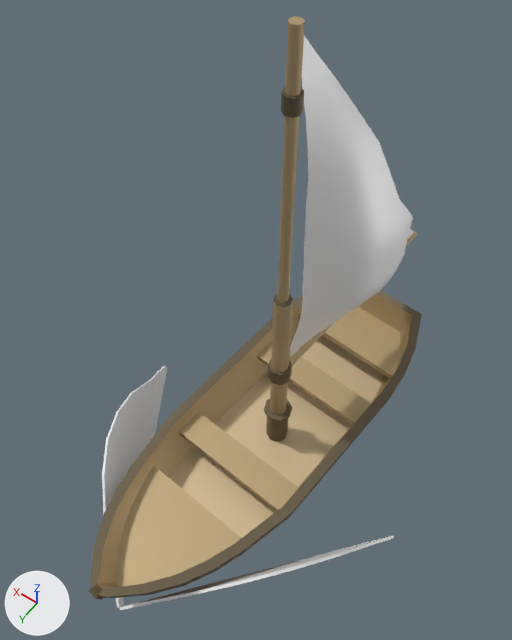
Two versions of the Blender file Raw_Assets/Sergei's Assets/Ship_02.blend, one commit apart.
Before and after are seen from a 50 mm lens placed at (-0.678, 0.329, 0.664), pointed at (-0.478, 0.049, 0.224). The axes (+X, +Y, +Z) are drawn at lower left. The lights are the same throughout.

The first picture shows 'Splashes', 'pCube5'.
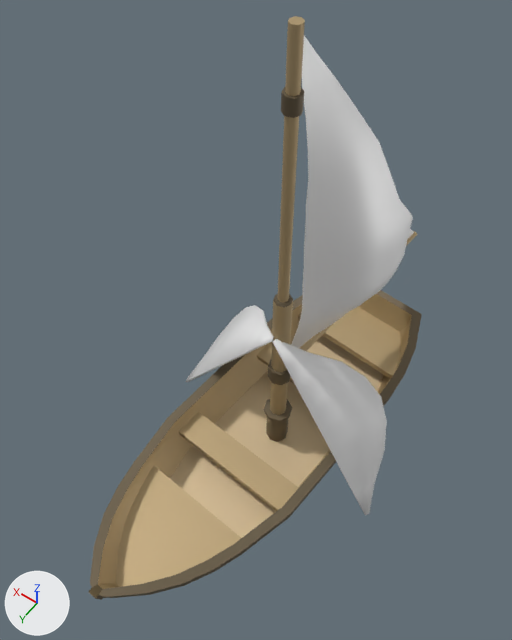
Location of each change, (x1, y1, x2, y2) in pixels of the pictures (512 x 640 px):
```json
{"object": "Splashes", "change": "reshaped, moved, turned, rescaled", "before": [102, 366, 394, 610], "after": [186, 305, 387, 516]}
```

The change, as JSON lines over the scene's bpy script:
```json
{"block": "me_plane", "where": "me_plane.from_pydata(...)  # 36 vertices, 34 faces; spans x -1.0..1.0, y -1.0..-0.41, z 0.0..0.02"}
{"block": "me_plane", "where": "# used by ob_splashes; parent = ob_pcube5; location = (-0.114, 0.134, 0.123); rotation_euler = (1.2, 0.00943, 0.952), in degrees (69, 0.5, 55); scale = (0.13, 0.13, 0.13)"}
{"block": "me_plane", "change": "me_plane part 1: the whole mesh is multiplied about its middle by the matrix ((0.059, -0.035, 0.084), (0.091, 0.023, -0.054), (0.0, 0.099, 0.042)), then moved by (-0.07, 0.81, 0.02)"}
{"op": "set", "path": "ob_splashes.scale", "old": "(0.13, 0.13, 0.13)", "new": "(1.0, 1.0, 1.0)"}
{"op": "set", "path": "ob_splashes.location", "old": "(-0.114, 0.134, 0.123)", "new": "(0.0, 0.0, 0.0)"}
{"op": "set", "path": "ob_splashes.rotation_euler", "old": "(1.2, 0.00943, 0.952)", "new": "(1.568, 0.0, 0.00436)", "note": "degrees (69, 0.5, 55) -> degrees (90, 0, 0.2)"}
```
